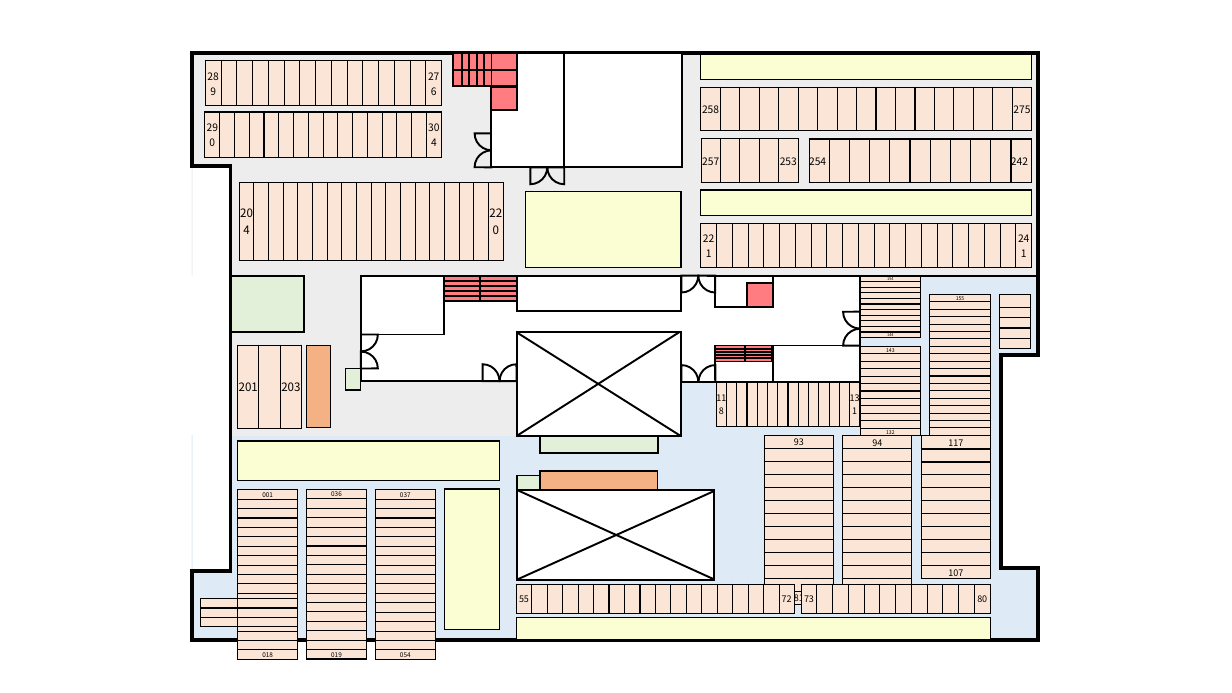
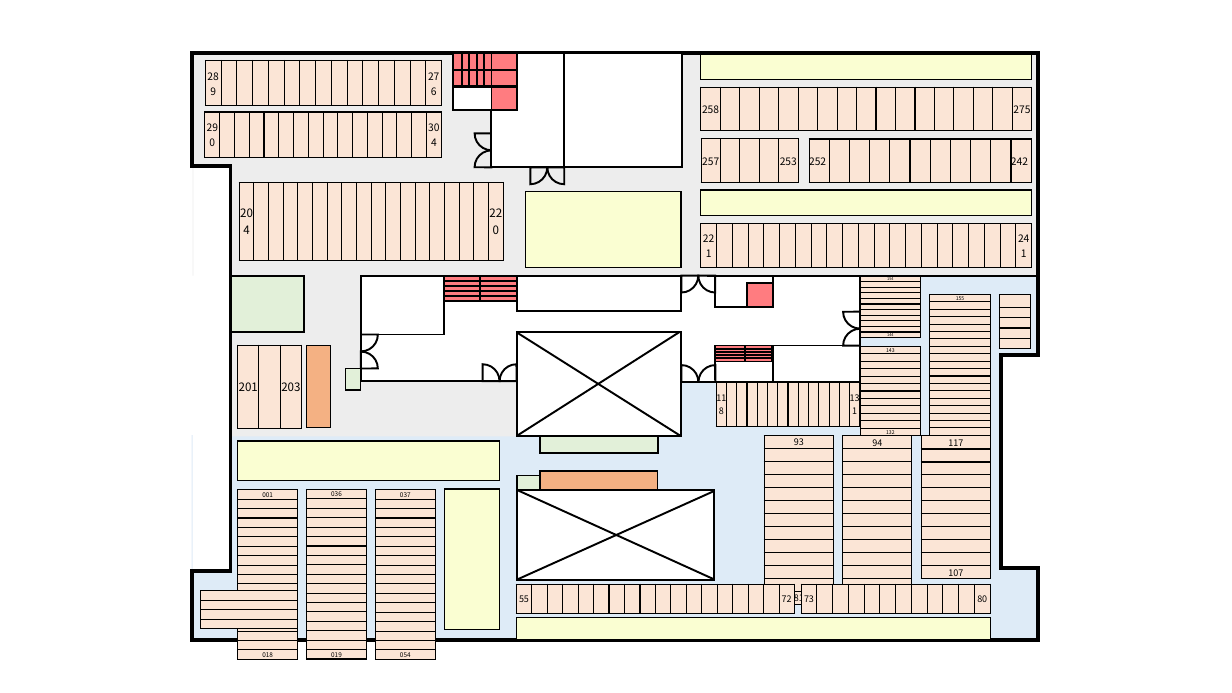
Before and after one commit to rewls/knu_hackathon, a slide deck: slide 2 of img/map_make/map_pptx/map 2.0.pptx. Drawn at 1232x693 pixels with LibreOffice and Linux fonts; fonts in the diff are those of the drawing; background and template pictures are left out. Boxes give left, top, right and bottom in pixels: in the first picture for what was removed or moved away, otherwise in the second. Text is boxed around its words. In the diff, an @@ line names an element or a change of style, - is before the commit and + after.

```diff
--- a/img/map_make/map_pptx/map 2.0.pptx
+++ b/img/map_make/map_pptx/map 2.0.pptx
@@ freeform shape at (193, 54, 1040, 437): outline redrawn @@
@@ rectangle added at (454, 87, 492, 111), fill #FFFFFF, outline #000000 1.5 pt @@
@@ table at (810, 139, 1033, 182) @@
-row 1, column 1: 254
+row 1, column 1: 252
@@ table at (201, 592, 298, 622) @@
- | 
- | 
- | 
+
+
+
+
@@ table: place and size @@
-table at (201, 599, 298, 622)
+table at (201, 592, 298, 622)
```
Also in this commit, not shown: 1 slide removed, 6 other files.
